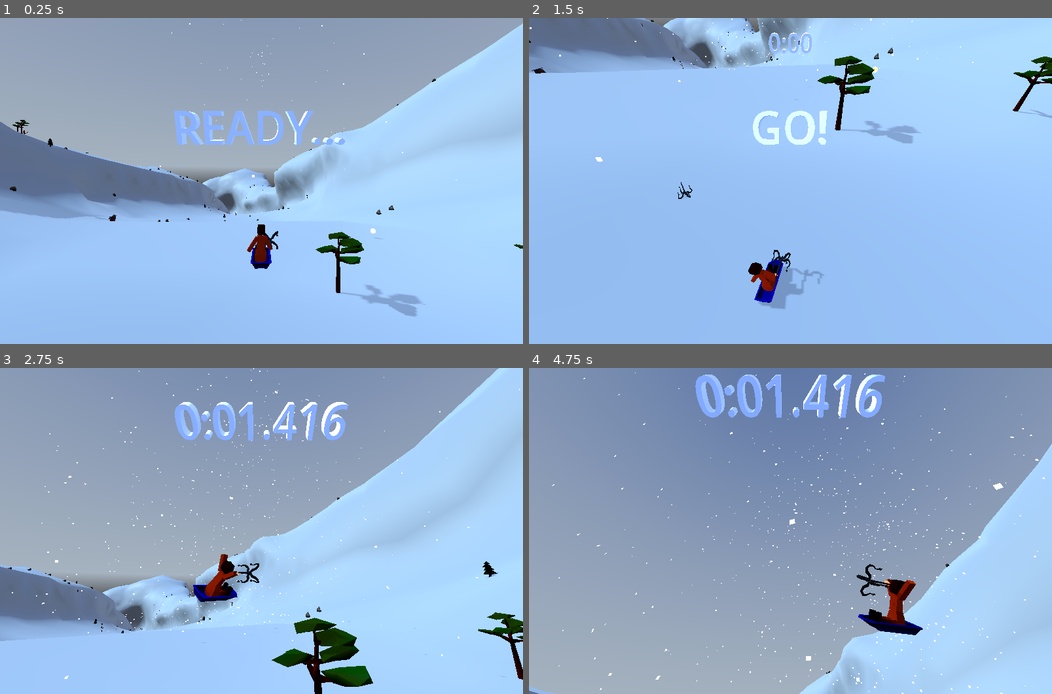
Above: before the commit, frames 1-4 (two rows, left to right).
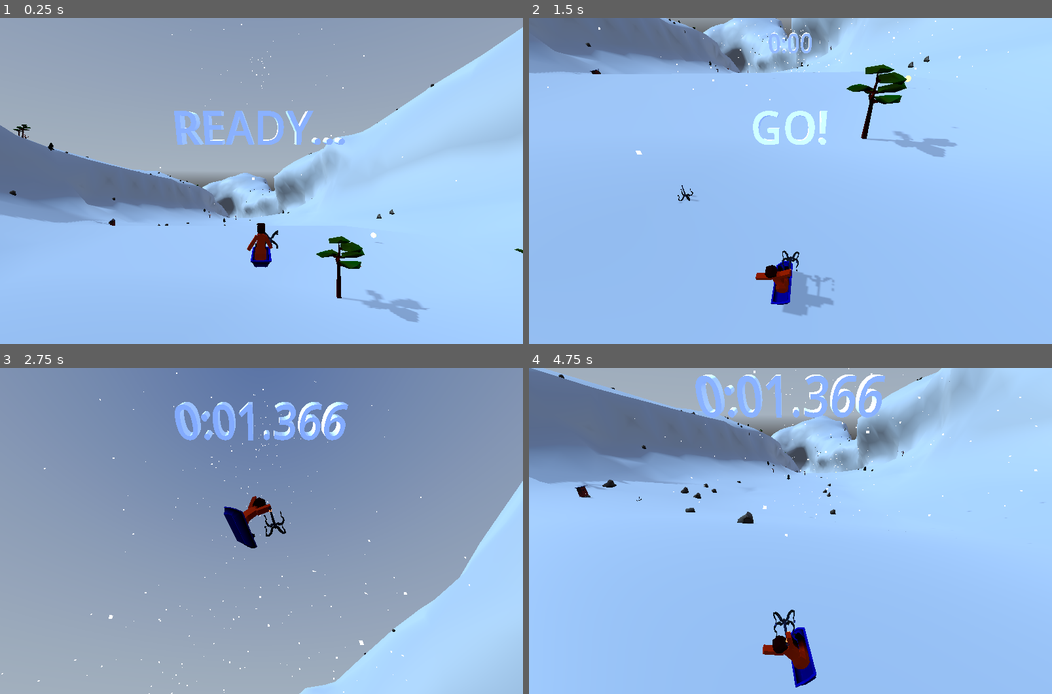
Above: after the commit, the same moments.

Repository: tokkoro/ggj24-sled
Game: Godot game, scene res://tomi_testaa/level_loader_scene.tscn
Two runs of this game, one before a commit and one after it. Both use one fixed random seed, a clock stepped at 60 frames per second and the inputs below. A sky picture missing from this copy of the repository is replaced by a grey-blue gradient.
Inputs (mouse positions are in pixels of both pictures, inside the frame that each line leads up to):
- Up to frame 1 (0.25 s): no input
- Up to frame 2 (1.5 s): tap Enter at 0.5 s; move the mouse to (905, 164) at 0.52 s; hold Right (turn_right) 0.53-1.28 s; tap Down (break) at 0.6 s; click (905, 164) at 0.67 s; tap Space (jump) at 0.77 s; move the mouse to (685, 197) at 1.27 s; hold Left (turn_left) from 1.28 s (still down); tap Shift at 1.35 s
- Up to frame 3 (2.75 s): tap Space (jump) at 1.52 s; move the mouse to (313, 459) at 2.02 s; release Left (turn_left) at 2.03 s; hold Right (turn_right) from 2.03 s (still down); tap G at 2.1 s
- Up to frame 4 (4.75 s): move the mouse to (764, 596) at 2.77 s; release Right (turn_right) at 2.78 s; hold Up (accelerate) 2.78-3.53 s; tap Ctrl at 2.85 s; click (764, 596) at 2.92 s; tap Space (jump) at 3.02, 3.77, 4.52 s; move the mouse to (947, 579) at 3.52 s; hold Left (turn_left) from 3.53 s (still down); tap 1 at 3.6 s; move the mouse to (633, 482) at 4.27 s; tap 2 at 4.35 s

The runs differ from the first frame. In frame 1, 4.5% of the frame differs, in the area x 0-100%, y 0-94%; in frame 2, 8.1%; in frame 3, 60%; in frame 4, 81%, in the area x 0-100%, y 0-100%.

Commit message:
Make turning less funky

Diff:
--- a/godot_project/sled/sled.gd
+++ b/godot_project/sled/sled.gd
@@ -9,6 +9,7 @@
 
 var acceleration = 700.0
 var turning = 30  # degrees per second
+var max_turning = 10
 var turn_stop_limit = 0.75
 var sphere_offset = Vector3.DOWN
 var body_tilt = 35
@@ -82,7 +83,10 @@
 	var t = -turn_input / body_tilt
 	sled_mesh.rotation.z = lerp(sled_mesh.rotation.z, -t * 40, 5.0 * delta)
 	if linear_velocity.length() > turn_stop_limit:
-		apply_torque_impulse(global_basis.y * -t * delta * 100 * max(1.0, linear_velocity.length()))
+		var turning_multi_per_speed =  linear_velocity.length()
+		# print("speed", turning_multi_per_speed)
+		turning_multi_per_speed = clamp(turning_multi_per_speed, 1, max_turning)
+		apply_torque_impulse(global_basis.y * -t * delta * 100 * turning_multi_per_speed)
 	# Animate
 	animator.set_turning(Input.get_axis("turn_right", "turn_left"))
 	animator.set_acceleration(Input.get_axis("break", "accelerate"))
--- a/godot_project/tomi_testaa/hill_area.tscn
+++ b/godot_project/tomi_testaa/hill_area.tscn
@@ -270,13 +270,13 @@
 collision_layer = 2
 axis_lock_angular_x = true
 axis_lock_angular_z = true
-mass = 2.0
+mass = 1.1
 physics_material_override = SubResource("PhysicsMaterial_sh2yx")
-gravity_scale = 5.0
+gravity_scale = 4.0
 can_sleep = false
 continuous_cd = true
-linear_damp = 0.5
-angular_damp = 13.425
+linear_damp = 0.15
+angular_damp = 25.0
 script = ExtResource("2_nu8po")
 
 [node name="SledModel" type="Node3D" parent="Sled" groups=["Player"]]
